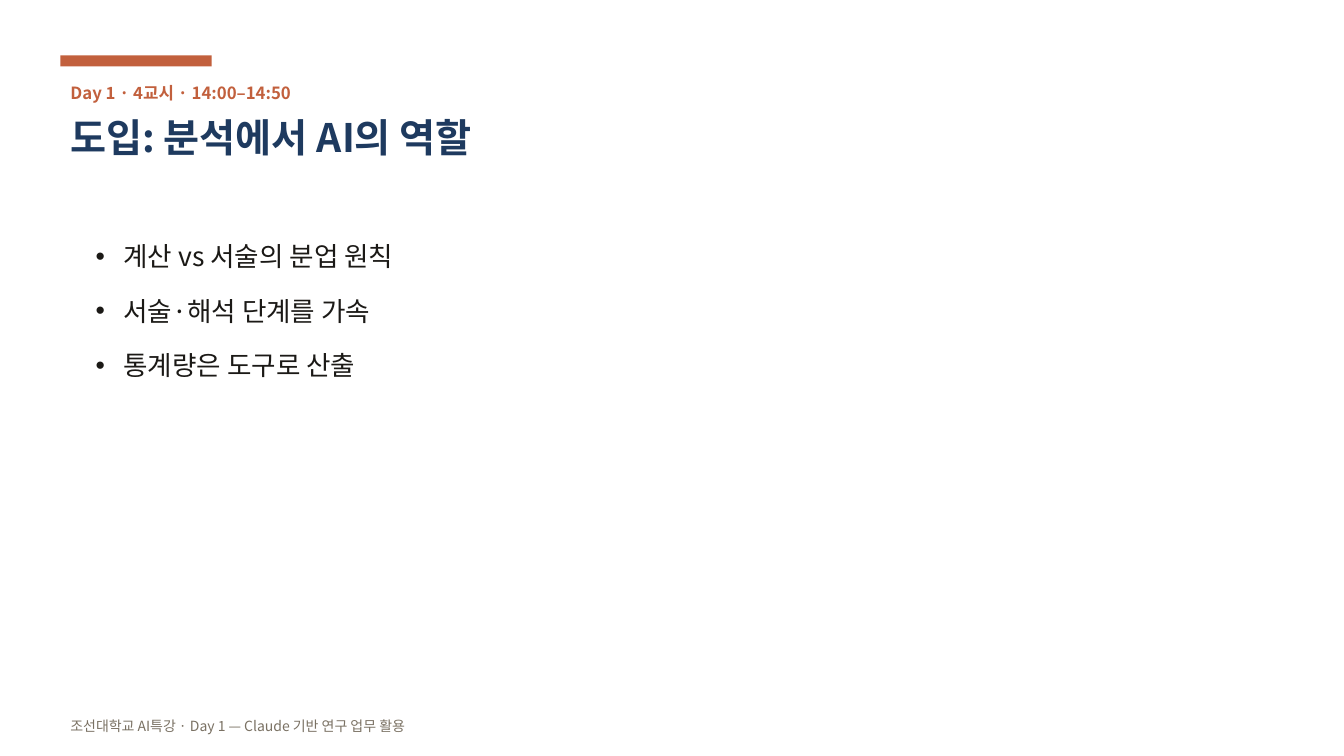
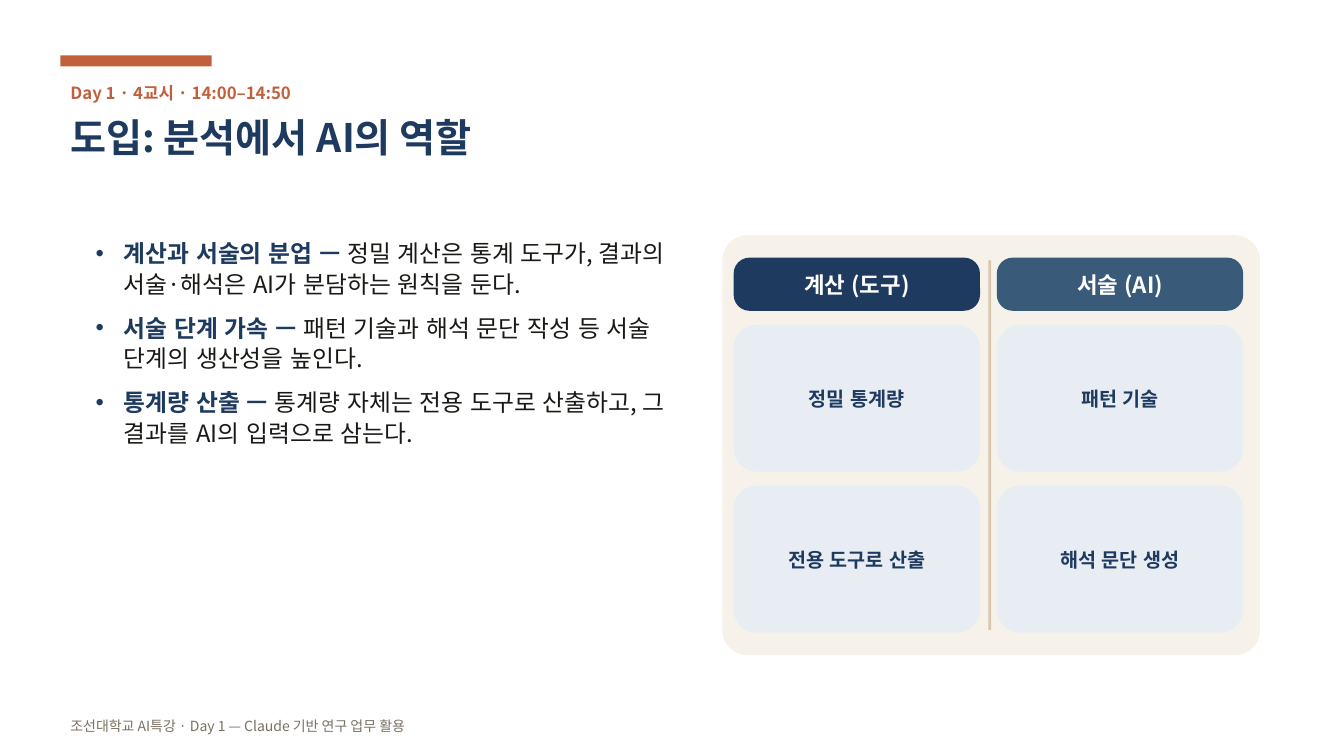
Before and after one commit to aebonlee/chosun, a slide deck: slide 34 of public/ppt/chosun-ai-day1.pptx (slide 28 before the commit). Drawn at 1344x756 pixels with LibreOffice and Linux fonts; fonts in the diff are those of the drawing. Boxes give left, top, right and bottom in pixels: in the first picture for what was removed or moved away, otherwise in the second. Text is boxed around its words. In the diff, an @@ line names an element or a change of style, - is before the commit and + after.

```diff
--- a/public/ppt/chosun-ai-day1.pptx
+++ b/public/ppt/chosun-ai-day1.pptx
@@ rounded rectangle added at <box>723,235,1260,655</box>, fill #F6F2EA @@
@@ text at <box>124,242,665,444</box>: text changed; size 19 to 17 pt @@
-• 계산 vs 서술의 분업 원칙
-• 서술·해석 단계를 가속
-• 통계량은 도구로 산출
+• 계산과 서술의 분업 — 정밀 계산은 통계 도구가, 결과의 서술·해석은 AI가 분담하는 원칙을 둔다.
+• 서술 단계 가속 — 패턴 기술과 해석 문단 작성 등 서술 단계의 생산성을 높인다.
+• 통계량 산출 — 통계량 자체는 전용 도구로 산출하고, 그 결과를 AI의 입력으로 삼는다.
@@ rounded rectangle added at <box>734,258,980,312</box>, fill #1E3A5F, 16 pt, text #FFFFFF, bold @@
+계산 (도구)
@@ rectangle added at <box>989,260,992,630</box>, fill #D8C7AE @@
@@ rounded rectangle added at <box>997,258,1243,312</box>, fill #3A5A7A, 16 pt, text #FFFFFF, bold @@
+서술 (AI)
@@ rounded rectangle added at <box>734,325,980,472</box>, fill #E8EDF3, 14 pt, text #1E3A5F, bold @@
+정밀 통계량
@@ rounded rectangle added at <box>997,325,1243,472</box>, fill #E8EDF3, 14 pt, text #1E3A5F, bold @@
+패턴 기술
@@ rounded rectangle added at <box>734,486,980,633</box>, fill #E8EDF3, 14 pt, text #1E3A5F, bold @@
+전용 도구로 산출
@@ rounded rectangle added at <box>997,486,1243,633</box>, fill #E8EDF3, 14 pt, text #1E3A5F, bold @@
+해석 문단 생성
```
Also in this commit, not shown: 53 other slides changed, 58 slides added, 1 other file.
